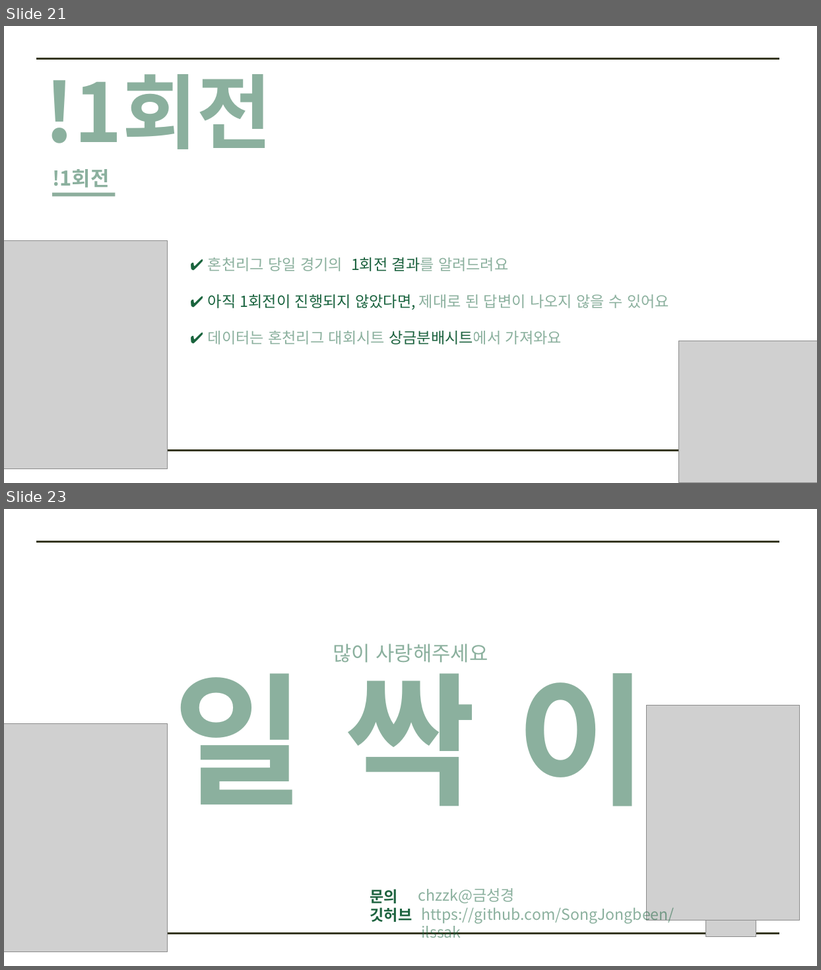
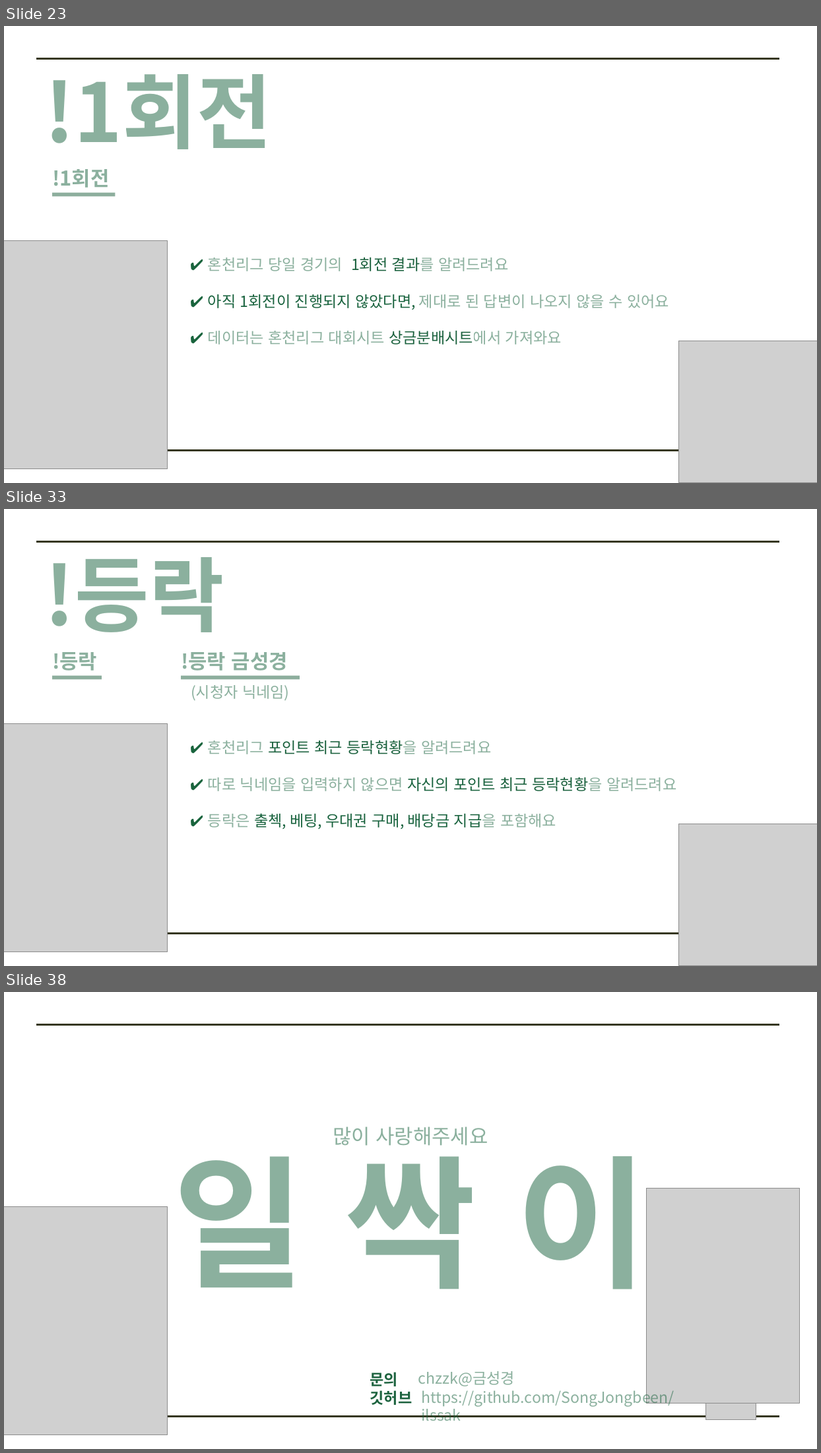
Before and after one commit to SongJongbeen/ilssak, a slide deck: 일싹이 소개.pptx. Shown one above the other, each under a label of ours: slides 21 and 23 before the commit, slides 23, 33 and 38 after it; the slides between them are not shown. The pictures are 821x970 and 821x1453 pixels, drawn with LibreOffice and Linux fonts; fonts in the diff are those of the drawing; grey boxes stand for pictures. Boxes give left, top, right and bottom in pixels: in the first picture for what was removed or moved away, otherwise in the second. Text is boxed around its words. In the diff, an @@ line names an element or a change of style, - is before the commit and + after.

```diff
--- a/일싹이 소개.pptx
+++ b/일싹이 소개.pptx
@@ slide 33 added at (4, 509, 817, 966), background #FFFFFF; not listed: 2 template elements that a slide beside it also shows @@
@@ text added at (44, 557, 224, 632), 96 pt, text #19633E at 50% opacity, bold @@
+!등락
@@ text added at (52, 652, 97, 671), 24 pt, text #19633E at 50% opacity, bold @@
+!등락
@@ text added at (181, 652, 288, 671), 24 pt, text #19633E at 50% opacity, bold @@
+!등락 금성경
@@ line added from (52, 677) to (102, 677), #1D5F3C 4.5 pt @@
@@ line added from (181, 677) to (300, 677), #1D5F3C 4.5 pt @@
@@ text added at (191, 685, 290, 700), 18 pt, text #19633E at 50% opacity @@
+(시청자 닉네임)
@@ picture added at (4, 723, 168, 953) @@
@@ text added at (208, 740, 677, 829), 18 pt, text #19633E at 50% opacity @@
+✔ 혼천리그 포인트 최근 등락현황을 알려드려요
+✔ 따로 닉네임을 입력하지 않으면 자신의 포인트 최근 등락현황을 알려드려요
+✔ 등락은 출첵, 베팅, 우대권 구매, 배당금 지급을 포함해요
@@ picture added at (679, 824, 817, 966) @@
@@ what was slide 21 is now slide 23 @@
@@ what was slide 23 is now slide 38 @@
```
Also in this commit, not shown: 1 slide changed, 14 other slides added, 21 other files.
